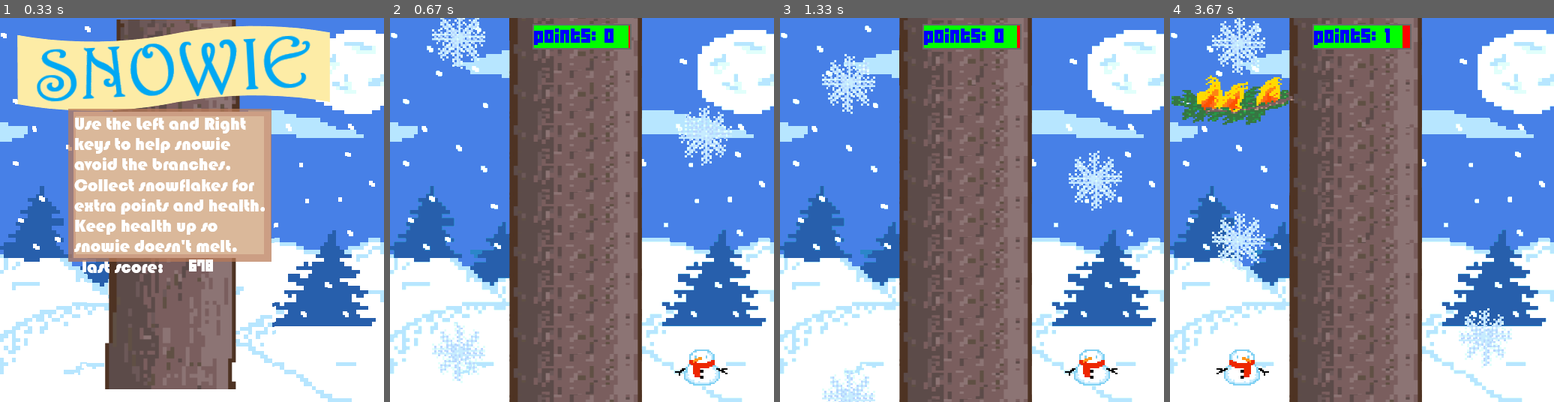
Above: before the commit, frames 1-4 (left to right).
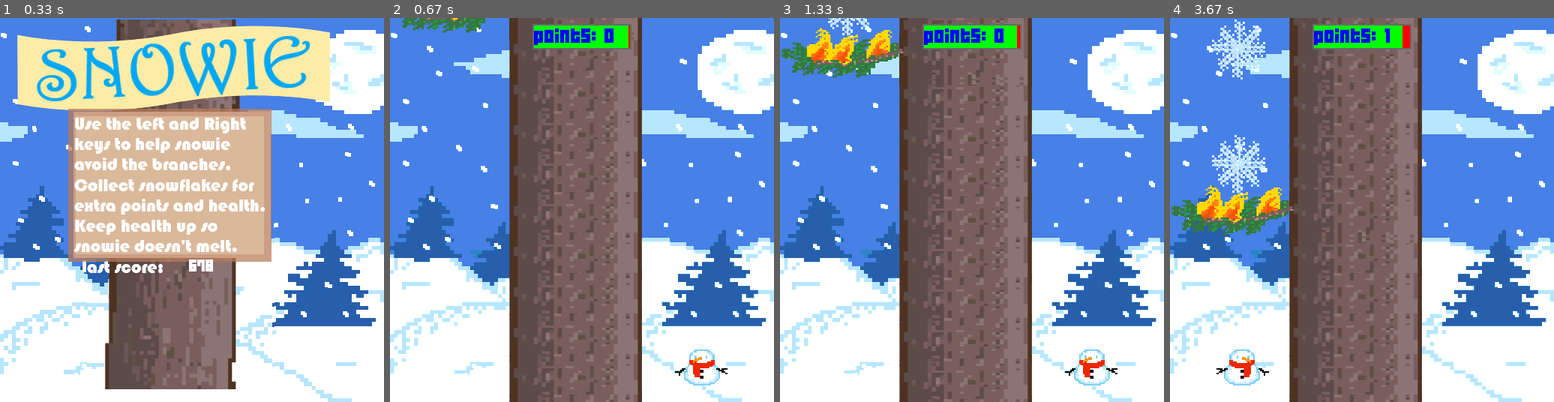
Above: after the commit, the same moments.

Repository: HeyItsBethany3/Game-Project
Game: pygame game, started from game.py
Same seed, same stepped clock (60 frames per second), same inputs: the game is played once before the commit and once after it.
Inputs:
- Up to frame 1 (0.33 s): no input
- Up to frame 2 (0.67 s): tap Enter at 0.33 s
- Up to frame 3 (1.33 s): no input
- Up to frame 4 (3.67 s): hold Left 1.67-2.2 s; hold Right 2.67-3.3 s; hold Left from 3.33 s (still down)

Frame 1 is identical in both runs. In frame 2, 2.7% of the frame differs, in the area x 3-90%, y 0-95%; in frame 3, 4.9%; in frame 4, 8.5%, in the area x 0-90%, y 0-92%.

Commit message:
Snowflakes no longer appear on branches

Diff:
--- a/game.py
+++ b/game.py
@@ -49,7 +49,7 @@
 
 # Speed of branches and snowflakes
 startSpeed = 6
-maxSpeed = 10
+maxSpeed = 12
 
 # Plays background music
 pygame.mixer.music.load('sound_effects/music.mp3')
@@ -251,16 +251,21 @@
 
     side = randint(0,1) # Generates random side of tree (left or right)
     gap = 200 # Minimum gap between branches
-    desiredNumOfBranches = 4
+    desiredNumOfBranches = 5
     count = 1
     while True:
         # Finds a possible y coordinate to place the branch on
         newY = randint(-512, 0)
         okayPosition = True
 
-        # Checks if this would be too close to existing brances
+        # Checks if this would be too close to existing branches and snowflakes
         for item in branches:
             if abs(newY-item.y) <= gap:
+                okayPosition = False
+
+        # could take this out
+        for item in flakes:
+            if abs(newY-item.y) <= gap and side == item.type:
                 okayPosition = False
 
         # If an appropriate y value is found, exit loop
@@ -287,7 +292,7 @@
 
     side = randint(0,1) # Generates random side
     gap = 100 # Minumum gap between snowflakes
-    desiredNumOfFlakes = 6
+    desiredNumOfFlakes = 4
     count = 1
     while True:
         newY = randint(-512, 0) # Finds possible y coordinate for snowflake
@@ -337,8 +342,8 @@
 
 # Create initial snowflakes
 flakes = []
-flakes.append(Snowflake(50, "right"))
-flakes.append(Snowflake(340, "left"))
+#flakes.append(Snowflake(50, "right"))
+#flakes.append(Snowflake(340, "left"))
 
 # Create tree (default background)
 tree = []
